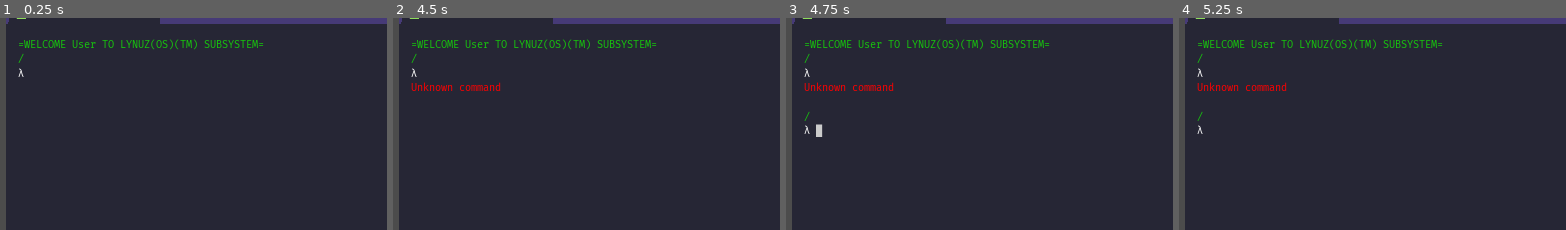
Above: before the commit, frames 1-4 (left to right).
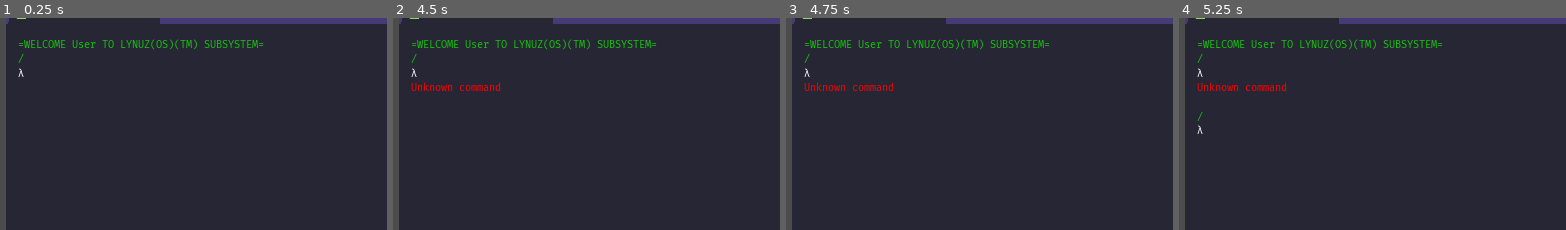
Above: after the commit, the same moments.

Repository: panorb/ludum-dare-48
Game: Godot game, scene res://Shell/PlayerShell.tscn
The game is run twice, just before and just after one commit, with the same random seed, the same clock (stepped at 60 frames per second) and the same inputs.
Inputs:
- Up to frame 1 (0.25 s): no input
- Up to frame 2 (4.5 s): tap Enter at 0.5, 2.75, 4.25 s; hold Up 0.53-1.28 s; tap Space at 1.25, 3.5 s; hold Down 1.28-2.03 s; hold Up 2.03-3.53 s; hold Down from 3.53 s (still down)
- Up to frame 3 (4.75 s): keep holding Down
- Up to frame 4 (5.25 s): keep holding Down; tap Space at 5 s
The pictures show only the part of the screen within x 0-50%, y 5-55%; the shares and areas given below are measured in that part.

Frames 1-2 are identical in both runs. In frame 3, 0.2% of the frame differs, in the area x 4-10%, y 44-57%; in frame 4, nothing differs.

Commit message:
Even more encapsulation; Groundwork for adversary shell action parser

Diff:
--- a/godot/Actions/action.gd
+++ b/godot/Actions/action.gd
@@ -1,16 +1 @@
 extends Node
-
-
-# Declare member variables here. Examples:
-# var a = 2
-# var b = "text"
-
-
-# Called when the node enters the scene tree for the first time.
-func _ready():
-	pass # Replace with function body.
-
-
-# Called every frame. 'delta' is the elapsed time since the previous frame.
-#func _process(delta):
-#	pass
--- a/godot/Actions/type-action.gd
+++ b/godot/Actions/type-action.gd
@@ -1,16 +1,5 @@
 extends "action.gd"
 
 
-# Declare member variables here. Examples:
-# var a = 2
-# var b = "text"
-
-
-# Called when the node enters the scene tree for the first time.
-func _ready():
-	pass # Replace with function body.
-
-
-# Called every frame. 'delta' is the elapsed time since the previous frame.
-#func _process(delta):
-#	pass
+func execute(args):
+	pass
--- a/godot/Behaviors/cd-into-benjamin.json
+++ b/godot/Behaviors/cd-into-benjamin.json
@@ -1,13 +1,90 @@
 {
     "001": {
         "action": "type",
-        "text": "cd ",
-        "speed": 0.2
+        "char": "c"
     },
     "002": {
+        "action": "sleep",
+        "length": 0.2
+    },
+    "003": {
         "action": "type",
-        "text": "benjamin",
-        "speed": 1.0
+        "char": "d"
+    },
+    "004": {
+        "action": "sleep",
+        "length": 0.2
+    },
+    "005": {
+        "action": "type",
+        "char": " "
+    },
+    "006": {
+        "action": "sleep",
+        "length": 0.2
+    },
+    "007": {
+        "action": "type",
+        "char": "b"
+    },
+    "008": {
+        "action": "sleep",
+        "length": 0.2
+    },
+    "009": {
+        "action": "type",
+        "char": "e"
+    },
+    "010": {
+        "action": "sleep",
+        "length": 0.2
+    },
+    "011": {
+        "action": "type",
+        "char": "n"
+    },
+    "012": {
+        "action": "sleep",
+        "length": 0.2
+    },
+    "013": {
+        "action": "type",
+        "char": "j"
+    },
+    "014": {
+        "action": "sleep",
+        "length": 0.2
+    },
+    "015": {
+        "action": "type",
+        "char": "a"
+    },
+    "016": {
+        "action": "sleep",
+        "length": 0.2
+    },
+    "017": {
+        "action": "type",
+        "char": "m"
+    },
+    "018": {
+        "action": "sleep",
+        "length": 0.2
+    },
+    "019": {
+        "action": "type",
+        "char": "i"
+    },
+    "020": {
+        "action": "sleep",
+        "length": 0.2
+    },
+    "021": {
+        "action": "type",
+        "char": "n"
+    },
+    "022": {
+        "action": "keystroke",
+        "key": "enter"
     }
-
 }
--- a/godot/Behaviors/run-ls-and-hover-over-files.json
+++ b/godot/Behaviors/run-ls-and-hover-over-files.json
@@ -11,7 +11,7 @@
     },
     "003": {
         "action": "type",
-        "text": "s"
+        "char": "s"
     },
     "004": {
         "action": "sleep",
@@ -19,7 +19,7 @@
     },
     "005": {
         "action": "type",
-        "text": "s"
+        "char": "s"
     },
     "006": {
         "action": "sleep",
@@ -27,16 +27,18 @@
     },
     "007": {
         "action": "type",
-        "text": "s"
+        "char": "s"
     },
     "008": {
         "action": "sleep",
         "length": 0.4
     },
     "009": {
-        "action": "backspace"
+        "action": "keystroke",
+        "key": "backspace"
     },
     "010": {
-        "action": "enter"
+        "action": "keystroke",
+        "key": "enter"
     }
 }
--- a/godot/Shell/Adversary/AdversaryShell.tscn
+++ b/godot/Shell/Adversary/AdversaryShell.tscn
@@ -7,9 +7,24 @@
 [ext_resource path="res://Commands/ls-command.gd" type="Script" id=5]
 [ext_resource path="res://Commands/help-command.gd" type="Script" id=6]
 [ext_resource path="res://Commands/cd-command.gd" type="Script" id=7]
+[ext_resource path="res://Shell/action-parser.gd" type="Script" id=8]
 
 [node name="AdversaryShell" instance=ExtResource( 2 )]
 script = ExtResource( 3 )
+
+[node name="Debug" type="Control" parent="." index="0"]
+anchor_right = 1.0
+anchor_bottom = 1.0
+__meta__ = {
+"_edit_use_anchors_": false
+}
+
+[node name="Label" type="Label" parent="Debug" index="0"]
+margin_right = 40.0
+margin_bottom = 14.0
+__meta__ = {
+"_edit_use_anchors_": false
+}
 
 [node name="cat" type="Node" parent="Commands" index="0"]
 script = ExtResource( 4 )
@@ -23,6 +38,7 @@
 [node name="help" type="Node" parent="Commands" index="3"]
 script = ExtResource( 6 )
 
-[node name="Actions" type="Node" parent="." index="3"]
+[node name="Actions" type="Node" parent="." index="4"]
+script = ExtResource( 8 )
 
-[node name="FileSystem" parent="." index="4" instance=ExtResource( 1 )]
+[node name="FileSystem" parent="." index="5" instance=ExtResource( 1 )]
--- a/godot/Shell/Adversary/adversary-shell.gd
+++ b/godot/Shell/Adversary/adversary-shell.gd
@@ -1,20 +1,15 @@
 class_name AdversaryShell
 extends "../shell.gd"
 
-
 var known_behavior_files : PoolStringArray
 var active_behavior_file_index : int  = -1
-
-enum ACTION_TYPE {
-	MOUSE_HOVER,
-	SLEEP,
-	TYPE,
-	BACKSPACE,
-	ENTER
-}
+onready var action_parser = get_node("Actions")
 
 func _ready():
 	known_behavior_files = _list_files_in_directory("res://Behaviors/")
+
+	action_parser.connect("type", self, "type")
+	action_parser.connect("keystroke", self, "keystroke")
 
 
 func _list_files_in_directory(path):
--- /dev/null
+++ b/godot/Shell/action-parser.gd
@@ -0,0 +1,23 @@
+extends Node
+
+signal type(chr)
+signal keystroke(key)
+
+
+func _ready():
+	for node in get_children():
+		node.connect("finished", self, "_on_Action_finished")
+		node.connect("type", self, "_on_Action_type")
+		node.connect("keystroke", self, "_on_Action_keystroke")
+
+
+func _on_Action_finished():
+	pass
+
+
+func _on_Action_type(chr):
+	emit_signal("type", chr)
+
+
+func _on_Action_keystroke(key):
+	emit_signal("keystroke", key)
--- a/godot/Shell/player-shell.gd
+++ b/godot/Shell/player-shell.gd
@@ -1,7 +1,5 @@
 class_name PlayerShell
 extends "shell.gd"
-
-var command_history_position = 0
 
 onready var text_edit = get_node("TextEdit")
 
@@ -14,55 +12,25 @@
 func _unhandled_input(event):
 	if event is InputEventKey:
 		if event.scancode == KEY_UP:
-			command_history_position -= 1
-			command_from_history()
+			keystroke("up")
+			_update_textedit()
 		elif event.scancode == KEY_DOWN:
-			command_history_position += 1
-			command_from_history()
+			keystroke("down")
+			_update_textedit()
 
 
-func command_from_history():
-	if command_history_position >= 0:
-		command_history_position = 0
-		return
+func _update_textedit():
+	text_edit.text = current_command
+	text_edit.cursor_set_column(cursor_index)
 
-	if command_history_position < -command_history.size():
-		command_history_position = -command_history.size()
-		return
-
-	var cmd = command_history[command_history.size() + command_history_position]
-
-	if current_command != cmd:
-		text_edit.text = cmd
-		current_command = cmd
-
-		text_edit.cursor_set_column(len(cmd))
-
-func _on_CursorBlinkTimer_timeout():
-	display_cursor = !display_cursor
 
 func _on_TextEdit_text_changed():
 	if "\n" in text_edit.text:
 		current_command = text_edit.text.split("\n")[0]
-
-		if current_command:
-			output_label.scroll_following = true
-			run_command(current_command)
-		else:
-			# TODO: Play error sound
-			pass
-
-		current_command = ""
-		text_edit.text = ""
+		keystroke("enter")
+		_update_textedit()
 	else:
 		current_command = text_edit.text
-
-func _on_Commands_finished_execution():
-	yield(get_tree().create_timer(0.4), "timeout")
-	send_message("")
-	._on_Commands_finished_execution()
-	yield(get_tree().create_timer(0.1), "timeout")
-	output_label.scroll_following = false
 
 
 func _on_TextEdit_cursor_changed():
--- a/godot/Shell/shell.gd
+++ b/godot/Shell/shell.gd
@@ -7,6 +7,7 @@
 var current_command : String = ""
 var cursor_index : int = 0
 var display_cursor : bool = false
+var command_history_position : int = 0
 
 onready var command_parser = get_node("Commands")
 onready var file_system = get_node("FileSystem")
@@ -25,6 +26,7 @@
 	command_parser.connect("error_occurred", self, "_on_Commands_error_occurred")
 	command_parser.connect("finished_execution", self, "_on_Commands_finished_execution")
 	command_parser.connect("message_sent", self, "_on_Commands_message_sent")
+
 
 func _process(_delta):
 	output_label.bbcode_text = ""
@@ -45,14 +47,17 @@
 
 	output_label.bbcode_text = insert_colors(output_label.bbcode_text)
 
-func run_command(cmd: String):
-	backlog.append(get_last_line(cmd))
 
-	if not command_history or command_history and command_history[-1] != cmd:
-		command_history.append(cmd)
+func run_command():
+	backlog.append(get_last_line(current_command))
+
+	if not command_history or command_history and command_history[-1] != current_command:
+		command_history.append(current_command)
 
 	input_accepted = false
-	command_parser.execute(cmd)
+	command_parser.execute(current_command)
+
+	current_command = ""
 
 
 func insert_colors(text: String):
@@ -69,6 +74,22 @@
 	return text
 
 
+func command_from_history():
+	if command_history_position >= 0:
+		command_history_position = 0
+		return
+
+	if command_history_position < -command_history.size():
+		command_history_position = -command_history.size()
+		return
+
+	var cmd = command_history[command_history.size() + command_history_position]
+
+	if current_command != cmd:
+		current_command = cmd
+		cursor_index = len(current_command)
+
+
 func get_last_line(displayed_cmd : String):
 	return "[accent]" + file_system.current_directory + "[/accent]\n" \
 		+ "λ [main]" + displayed_cmd + "[/main]"
@@ -76,6 +97,7 @@
 
 func get_cur_dir_line():
 	return "[accent]" + file_system.current_directory + "[/accent]\n"
+
 
 #func render_line(original_text):
 #	var reg_exp_bbCodes = "#\\[[^\\]]+\\]#"
@@ -112,6 +134,31 @@
 	backlog.append("[error]" + msg + "[/error]")
 
 
+func type(chr):
+	if input_accepted:
+		current_command += chr
+
+
+func keystroke(key):
+	if input_accepted:
+		match key:
+			"enter":
+				if current_command:
+					output_label.scroll_following = true
+					run_command()
+				else:
+					# TODO: Play error sound
+					pass
+			"backspace":
+				current_command = current_command.left(current_command.length() - 1)
+			"up":
+				command_history_position -= 1
+				command_from_history()
+			"down":
+				command_history_position += 1
+				command_from_history()
+
+
 func _on_Commands_message_sent(msg: String):
 	send_message(msg)
 
@@ -121,7 +168,13 @@
 
 
 func _on_Commands_finished_execution():
+	yield(get_tree().create_timer(0.4), "timeout")
+	send_message("")
+	yield(get_tree().create_timer(0.1), "timeout")
+
+	output_label.scroll_following = false
 	input_accepted = true
+
 
 func _on_CursorBlinkTimer_timeout():
 	display_cursor = !display_cursor
Not shown: 1 places in godot/Shell/Adversary/AdversaryShell.tscn that only renumber resources
